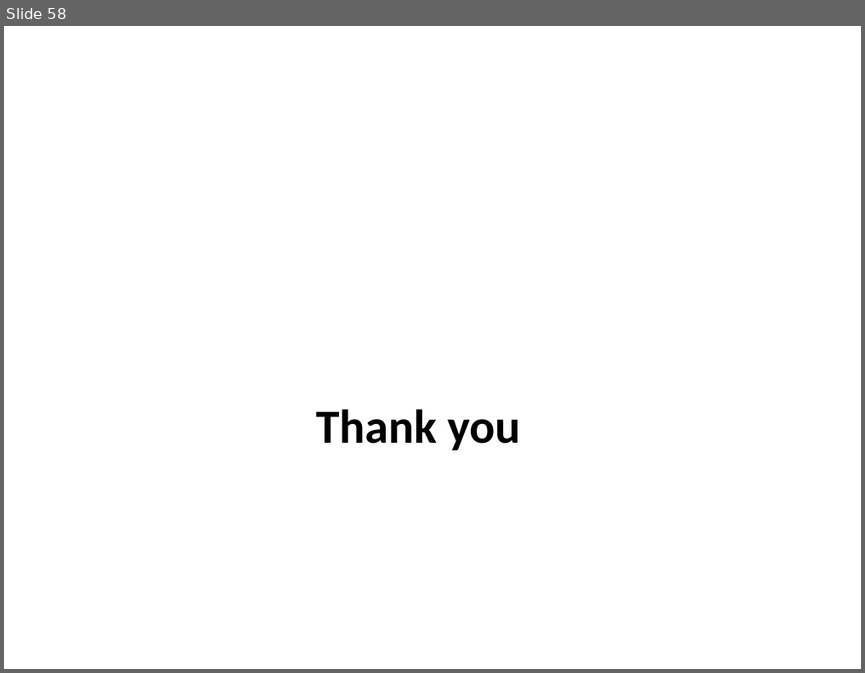
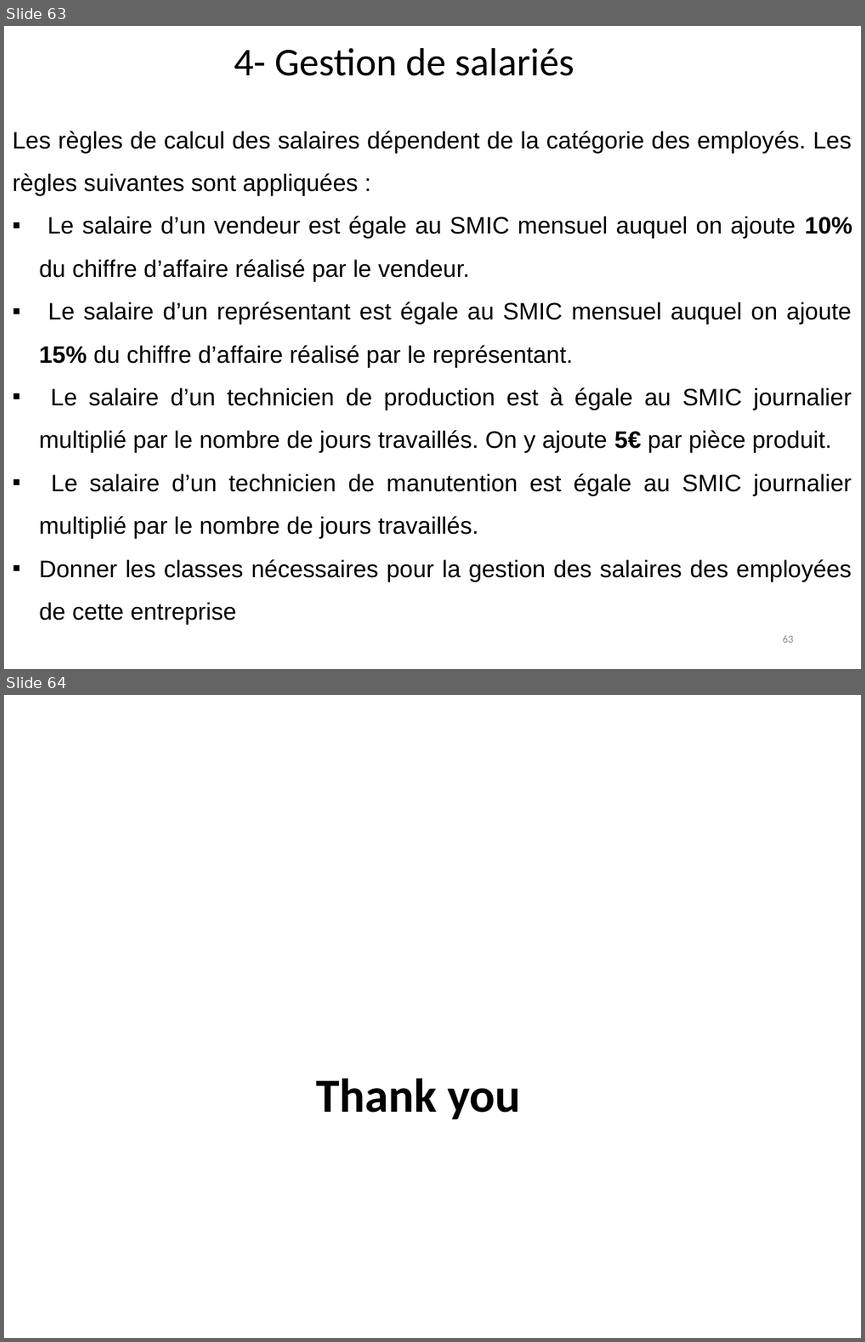
Before and after one commit to hosniah/python-labs, a slide deck: OOP Python.pptx. Shown one above the other, each under a label of ours: slide 58 before the commit, slides 63 and 64 after it. The pictures are 865x673 and 865x1342 pixels, drawn with LibreOffice and Linux fonts; fonts in the diff are those of the drawing; background and template pictures are left out. Boxes give left, top, right and bottom in pixels: in the first picture for what was removed or moved away, otherwise in the second. Text is boxed around its words. In the diff, an @@ line names an element or a change of style, - is before the commit and + after.

```diff
--- a/OOP Python.pptx
+++ b/OOP Python.pptx
@@ slide 63 added at <box>4,26,861,669</box>, background #FFFFFF @@
@@ title added at <box>234,48,574,76</box>, 33 pt, text #000000 @@
+4- Gestion de salariés
@@ text added at <box>12,131,852,624</box>, 20 pt, text #000000 @@
+Les règles de calcul des salaires dépendent de la catégorie des employés. Les règles suivantes sont appliquées :
+▪ Le salaire d’un vendeur est égale au SMIC mensuel auquel on ajoute 10% du chiﬀre d’aﬀaire réalisé par le vendeur.
+▪ Le salaire d’un représentant est égale au SMIC mensuel auquel on ajoute 15% du chiﬀre d’aﬀaire réalisé par le représentant.
+▪ Le salaire d’un technicien de production est à égale au SMIC journalier multiplié par le nombre de jours travaillés. On y ajoute 5€ par pièce produit.
+▪ Le salaire d’un technicien de manutention est égale au SMIC journalier multiplié par le nombre de jours travaillés.
+▪ Donner les classes nécessaires pour la gestion des salaires des employées de cette entreprise
@@ page number added at <box>783,635,794,642</box>, 9 pt, text #898989 @@
+63
@@ what was slide 58 is now slide 64 @@
```
Also in this commit, not shown: 1 slide changed, 5 other slides added.
